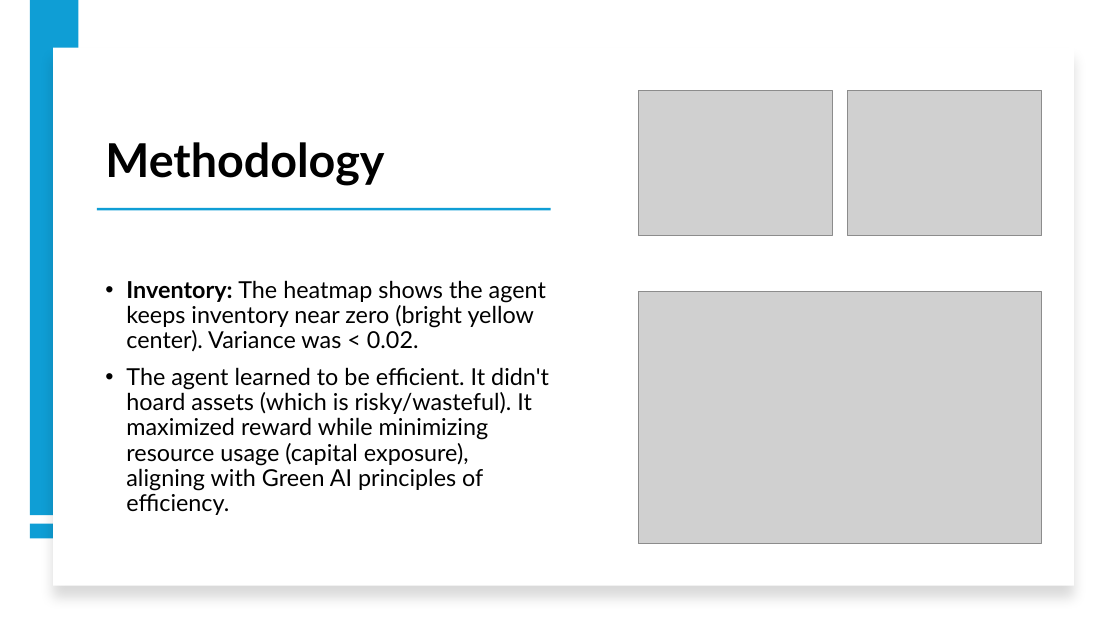
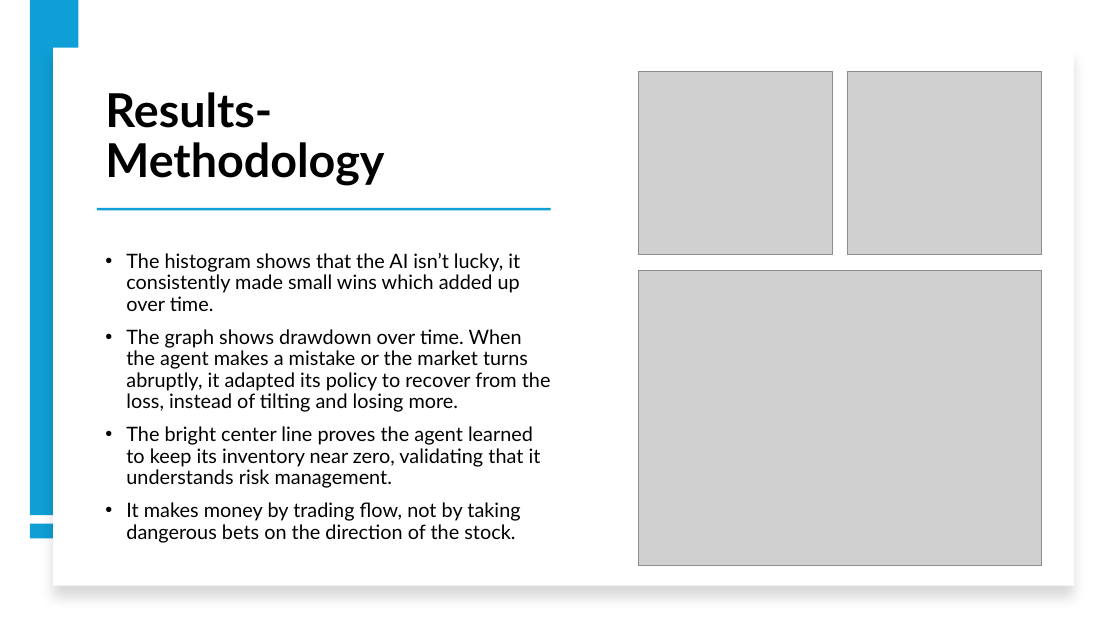
Before and after one commit to Srithwak/Coevolutionary_ARL_vs_EGT_agents_research, a slide deck: slide 12 of presentation.pptx (slide 11 before the commit). Drawn at 1120x630 pixels with LibreOffice and Linux fonts; fonts in the diff are those of the drawing; grey boxes stand for pictures. Boxes give left, top, right and bottom in pixels: in the first picture for what was removed or moved away, otherwise in the second. Text is boxed around its words. In the diff, an @@ line names an element or a change of style, - is before the commit and + after.

```diff
--- a/presentation.pptx
+++ b/presentation.pptx
@@ picture resized from (x1=639, y1=90, x2=833, y2=235) to (x1=639, y1=71, x2=833, y2=255) @@
@@ picture resized from (x1=848, y1=90, x2=1042, y2=235) to (x1=848, y1=71, x2=1042, y2=255) @@
@@ title at (x1=105, y1=92, x2=384, y2=186): text changed @@
-Methodology
+Results- Methodology
@@ text at (x1=126, y1=253, x2=551, y2=543): text changed; size 20 to 17 pt @@
-• Inventory: The heatmap shows the agent keeps inventory near zero (bright yellow center). Variance was < 0.02.
-• The agent learned to be efficient. It didn't hoard assets (which is risky/wasteful). It maximized reward while minimizing resource usage (capital exposure), aligning with Green AI principles of efficiency.
+• The histogram shows that the AI isn’t lucky, it consistently made small wins which added up over time.
+• The graph shows drawdown over time. When the agent makes a mistake or the market turns abruptly, it adapted its policy to recover from the loss, instead of tilting and losing more.
+• The bright center line proves the agent learned to keep its inventory near zero, validating that it understands risk management.
+• It makes money by trading flow, not by taking dangerous bets on the direction of the stock.
@@ picture resized from (x1=639, y1=292, x2=1042, y2=544) to (x1=639, y1=271, x2=1042, y2=565) @@
```
Also in this commit, not shown: 6 other slides changed, 3 slides added, 2 slides removed, 15 other files.
